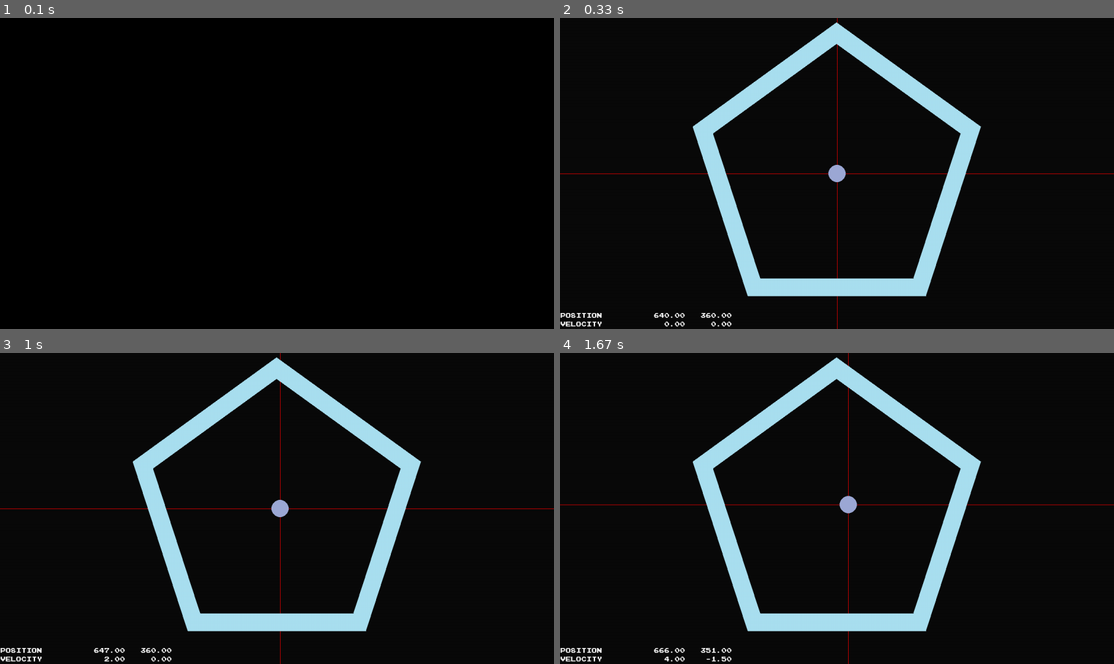
Above: before the commit, frames 1-4 (two rows, left to right).
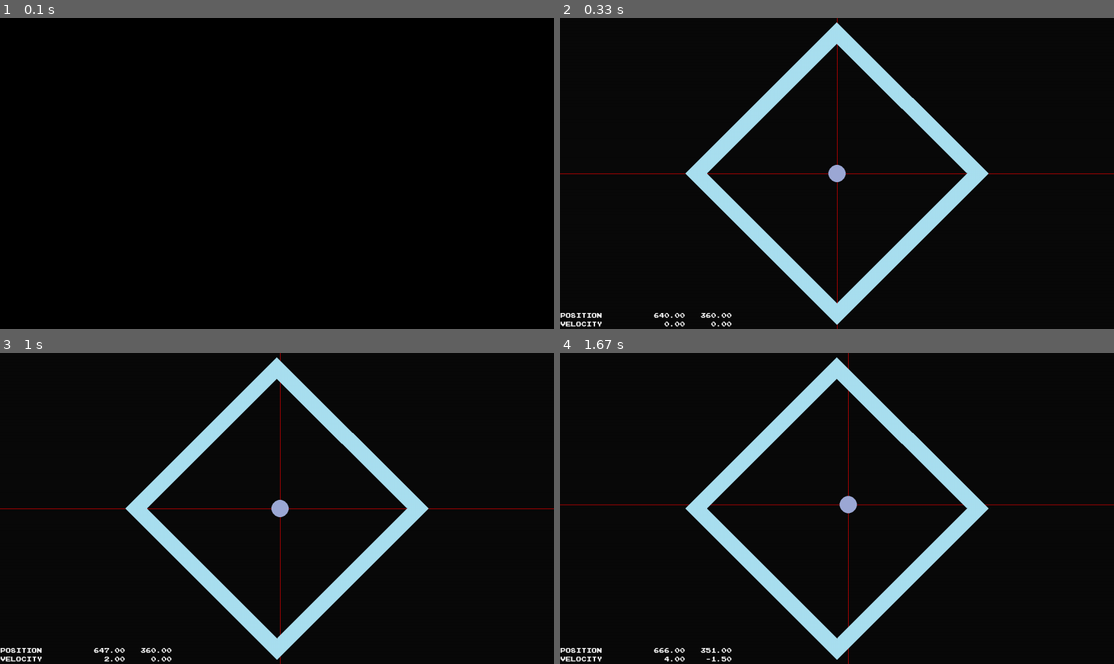
Above: after the commit, the same moments.

Repository: jwannamaker/PolyBounce
Game: pygame game, started from main.py
The game is run twice, just before and just after one commit, with the same random seed, the same clock (stepped at 60 frames per second) and the same inputs.
Inputs:
- Up to frame 1 (0.1 s): no input
- Up to frame 2 (0.33 s): no input
- Up to frame 3 (1 s): hold D 0.33-0.8 s; hold W from 0.83 s (still down)
- Up to frame 4 (1.67 s): release W at 1.13 s; hold D 1.17-1.63 s

Frame 1 is identical in both runs. In frame 2, 11% of the frame differs, in the area x 22-78%, y 1-99%; in frame 3, 11%; in frame 4, 11%.

Commit message:
I'm going to start implementing pymunk next. I don't believe that the issues I'm running into through using pygame only are ebing effeciently solved just through use of more code and more logic, because I don't need to reinvent the wheel here. I know how the math works and hnoestly I just don't want to end up working against myself when it would be much more reasonable and even more sophisticated to use pymunk. The work has already been done for me and I need more practice stepping away from the C++ way of having to make a freaking engine whenever I want a feature, and benefit from the flexibility of Python

Diff:
--- a/ball.py
+++ b/ball.py
@@ -103,11 +103,11 @@
             self.velocity.y *= -0.9
 
         # self.velocity += self.acceleration
+        self.position.x += self.velocity.x
         self.collision('horizontal')    # Detect collision along x-axis
-        self.position.x += self.velocity.x
 
+        self.position.y += self.velocity.y
         self.collision('vertical')      # Detect collision along y-axis
-        self.position.y += self.velocity.y
 
         self.rect.topleft = self.position - Vector2(self.radius)
 
--- a/game.py
+++ b/game.py
@@ -28,7 +28,7 @@
         self.running = False
 
         # game objects setup
-        self.inner_ring = Polygon(350, 5)
+        self.inner_ring = Polygon(350, 4)
         # self.outer_ring = Polygon(250, 6)
         # self.outer_outer_ring = Polygon(300, 6)
         self.ring_group = pygame.sprite.Group(self.inner_ring)
